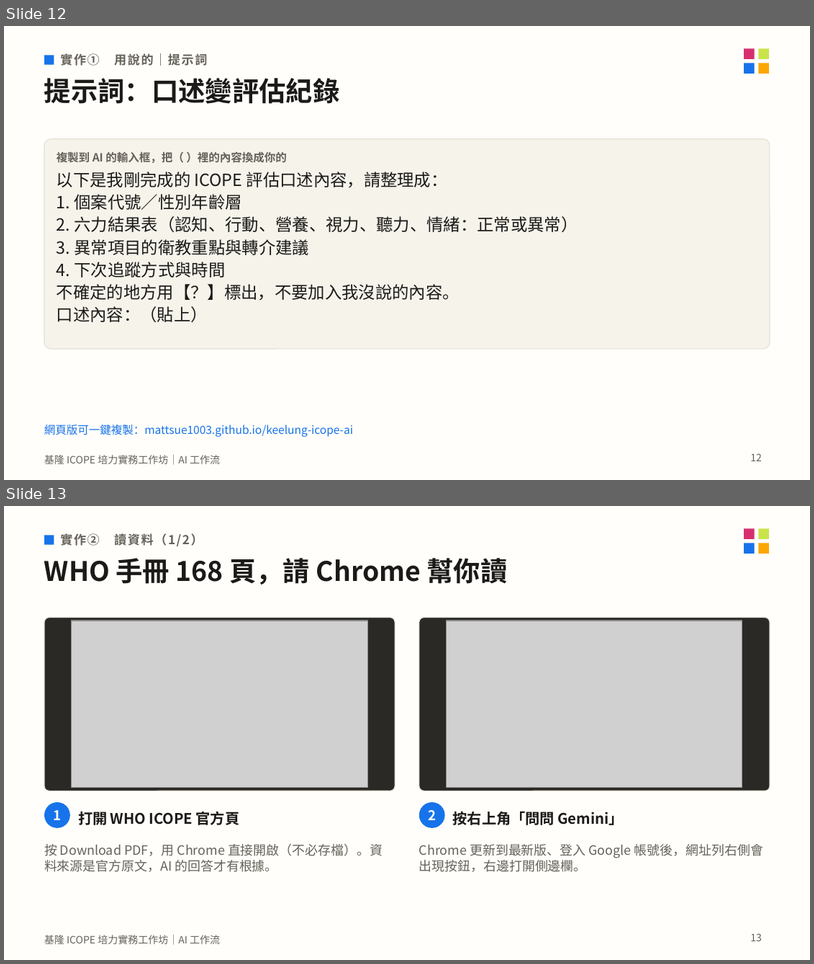
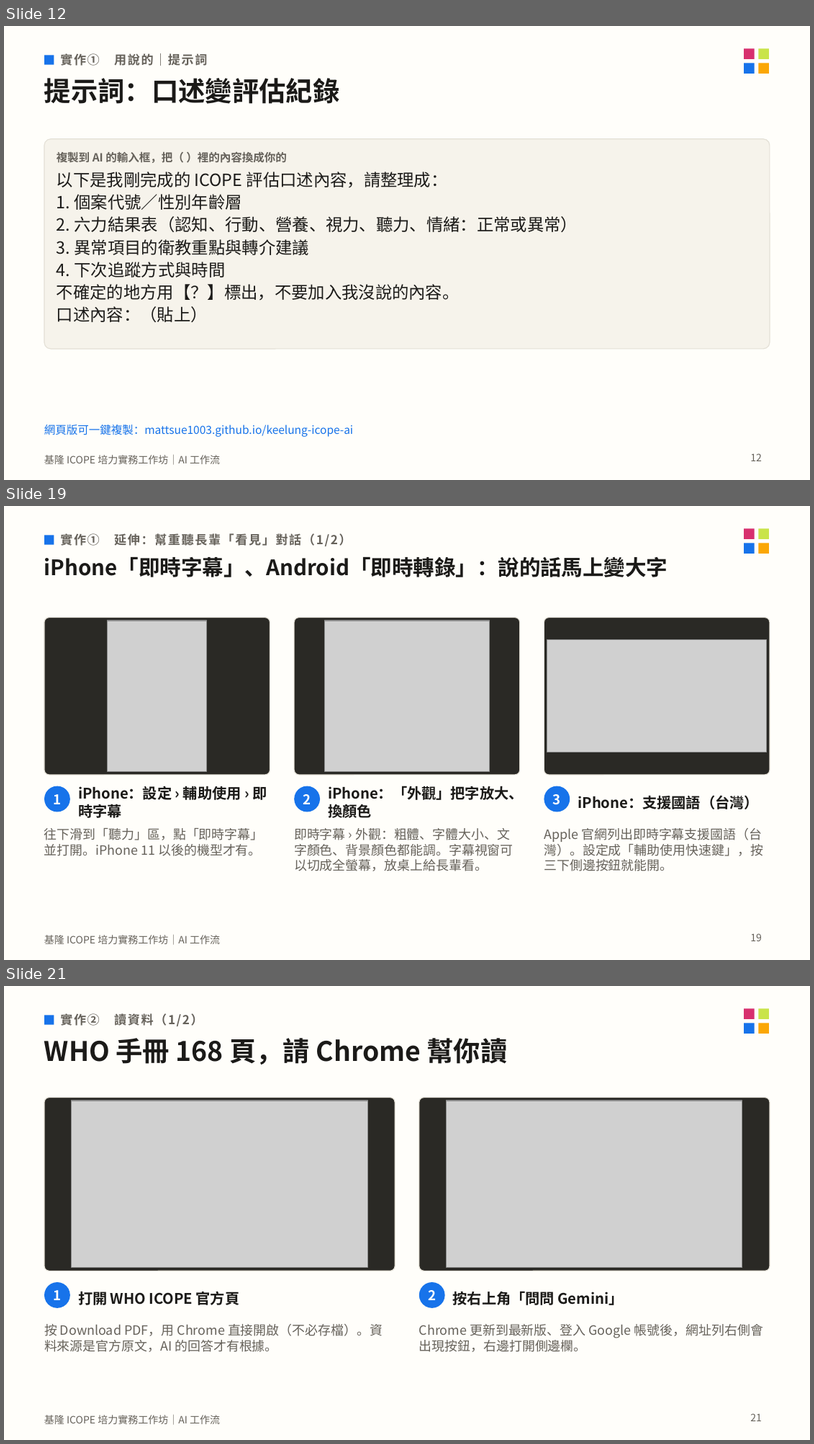
Before and after one commit to mattsue1003/keelung-icope-ai, a slide deck: 基隆ICOPE_AI工作坊_講義.pptx. Shown one above the other, each under a label of ours: slides 12 and 13 before the commit, slides 12, 19 and 21 after it; the slides between them are not shown. The pictures are 814x964 and 814x1444 pixels, drawn with LibreOffice and Linux fonts; fonts in the diff are those of the drawing; grey boxes stand for pictures. Boxes give left, top, right and bottom in pixels: in the first picture for what was removed or moved away, otherwise in the second. Text is boxed around its words. In the diff, an @@ line names an element or a change of style, - is before the commit and + after.

```diff
--- a/基隆ICOPE_AI工作坊_講義.pptx
+++ b/基隆ICOPE_AI工作坊_講義.pptx
@@ slide 19 added at <box>4,506,810,960</box>, background #FFFEFA; not listed: 5 template elements that a slide beside it also shows @@
@@ rectangle added at <box>44,535,54,545</box>, fill #1773EA @@
@@ text added at <box>60,533,352,546</box>, 11 pt, text #66625B, bold @@
+實作① 延伸：幫重聽長輩「看見」對話（1/2）
@@ text added at <box>44,557,668,577</box>, 19 pt, text #1B1A18, bold @@
+iPhone「即時字幕」、Android「即時轉錄」：說的話馬上變大字
@@ rounded rectangle added at <box>44,618,270,775</box>, fill #2A2925, outline #E4E0D6 0.75 pt @@
@@ picture added at <box>107,620,206,771</box> @@
@@ rounded rectangle added at <box>294,618,520,775</box>, fill #2A2925, outline #E4E0D6 0.75 pt @@
@@ picture added at <box>325,620,489,771</box> @@
@@ rounded rectangle added at <box>544,618,770,775</box>, fill #2A2925, outline #E4E0D6 0.75 pt @@
@@ picture added at <box>548,640,767,753</box> @@
@@ ellipse added at <box>44,786,70,811</box>, fill #1773EA @@
@@ text added at <box>78,785,267,818</box>, 13 pt, text #1B1A18, bold @@
+iPhone：設定 › 輔助使用 › 即時字幕
@@ ellipse added at <box>294,786,320,811</box>, fill #1773EA @@
@@ text added at <box>328,785,523,818</box>, 13 pt, text #1B1A18, bold @@
+iPhone：「外觀」把字放大、換顏色
@@ ellipse added at <box>544,786,570,811</box>, fill #1773EA @@
@@ text added at <box>53,794,61,804</box>, 12 pt, text #FFFFFF, bold @@
+1
@@ text added at <box>304,794,311,804</box>, 12 pt, text #FFFFFF, bold @@
+2
@@ text added at <box>553,794,561,805</box>, 12 pt, text #FFFFFF, bold @@
+3
@@ text added at <box>578,795,759,809</box>, 13 pt, text #1B1A18, bold @@
+iPhone：支援國語（台灣）
@@ text added at <box>44,828,264,856</box>, 11.5 pt, text #66625B @@
+往下滑到「聽力」區，點「即時字幕」並打開。iPhone 11 以後的機型才有。
@@ text added at <box>294,828,514,871</box>, 11.5 pt, text #66625B @@
+即時字幕 › 外觀：粗體、字體大小、文字顏色、背景顏色都能調。字幕視窗可以切成全螢幕，放桌上給長輩看。
@@ text added at <box>544,828,764,871</box>, 11.5 pt, text #66625B @@
+Apple 官網列出即時字幕支援國語（台灣）。設定成「輔助使用快速鍵」，按三下側邊按鈕就能開。
@@ page number added at <box>751,933,762,941</box>, 9 pt, text #66625B @@
+19
@@ what was slide 13 is now slide 21 @@
@@ page number at <box>751,1413,762,1421</box>: text changed @@
-13
+21
```
Also in this commit, not shown: 2 slides changed, 7 other slides added, 19 other files.
